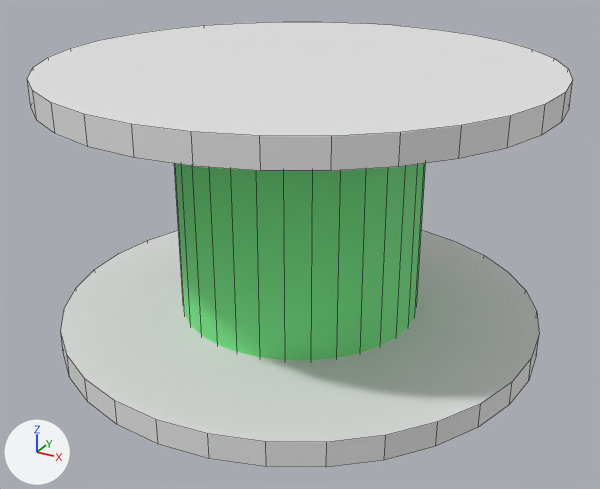
Two versions of the FBX model models/bobina2.fbx, one commit apart.
Both versions are drawn from a 50 mm lens placed at (0.308, -0.561, 0.359), pointed at (0.007, -0.013, 0.086). The axes (+X, +Y, +Z) are drawn at lower left. The lights are the same throughout. Mesh edges are drawn as thin lines. Where no turn or scale is listed for an object, it has been applied to the vertices.
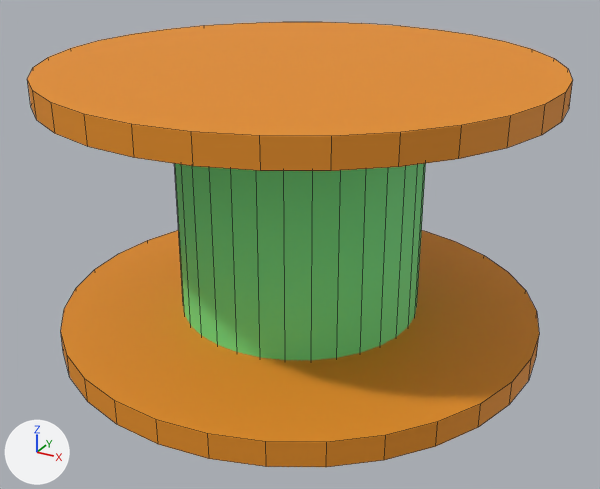
The newer file is also rescaled (x10.0) as a whole; pictures and numbers use the older file's frame.

Where the change shows, as pixel boxes [x1, y1, x2, y2] in the pictures (600 x 489 px):
'Cylinder.001', recoloured (white to orange)
    both: [27, 22, 573, 171]
'Cylinder.002', recoloured (white to orange)
    both: [61, 230, 539, 467]

What the commit changed:
Material 'Legno' (mat_legno) changes colour from white #e7e7e7 to orange #e78f1f; in linear values from (0.8, 0.8, 0.8) to (0.8, 0.276, 0.0138).
